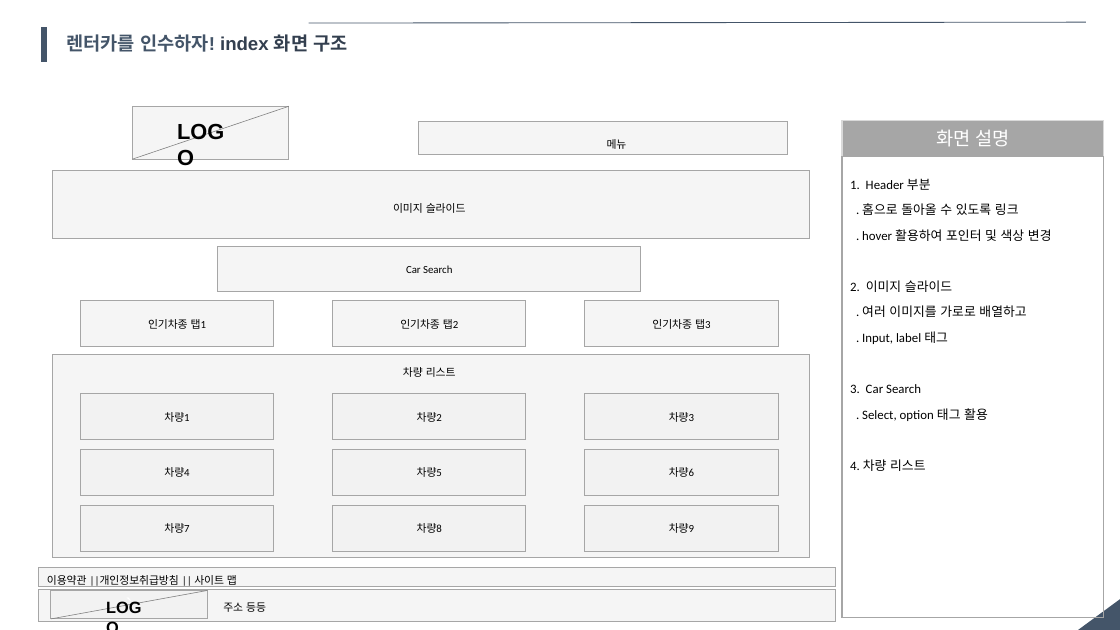
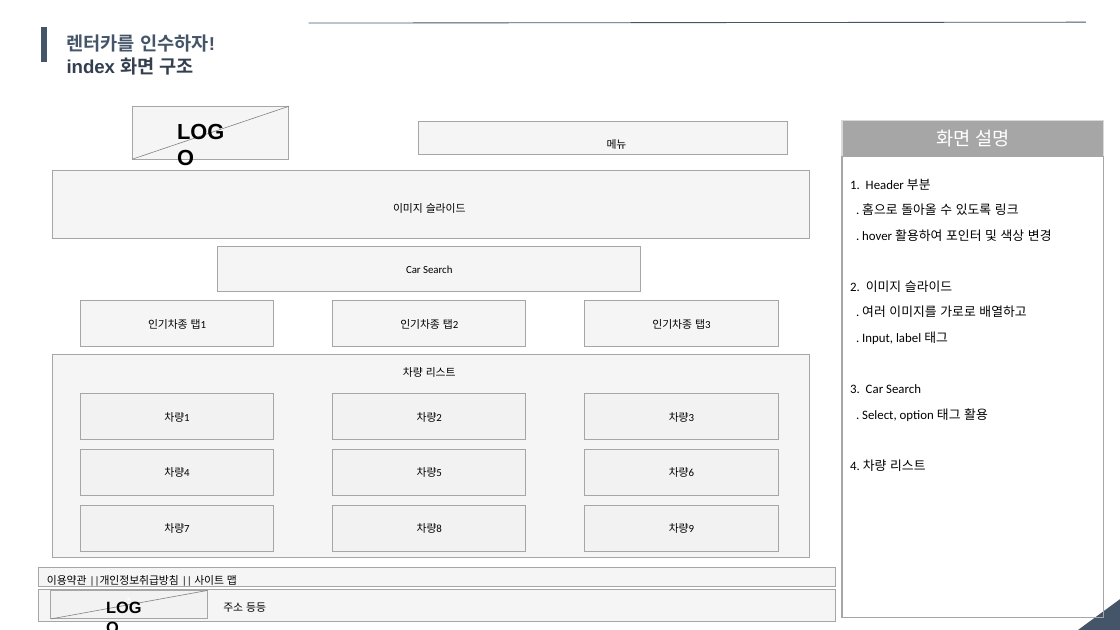
Before and after one commit to insuisinsu/SoloProject01, a slide deck: slide 7 of Project (ParkInsu).pptx. Drawn at 1120x630 pixels with LibreOffice and Linux fonts; fonts in the diff are those of the drawing. Boxes give left, top, right and bottom in pixels: in the first picture for what was removed or moved away, otherwise in the second. Text is boxed around its words. In the diff, an @@ line names an element or a change of style, - is before the commit and + after.

```diff
--- a/Project (ParkInsu).pptx
+++ b/Project (ParkInsu).pptx
@@ text at <box>67,34,215,75</box>: text changed @@
-렌터카를 인수하자! index 화면 구조
+렌터카를 인수하자!
+index 화면 구조
```
Also in this commit, not shown: 4 other slides changed, 4 slides added, 9 other files.
